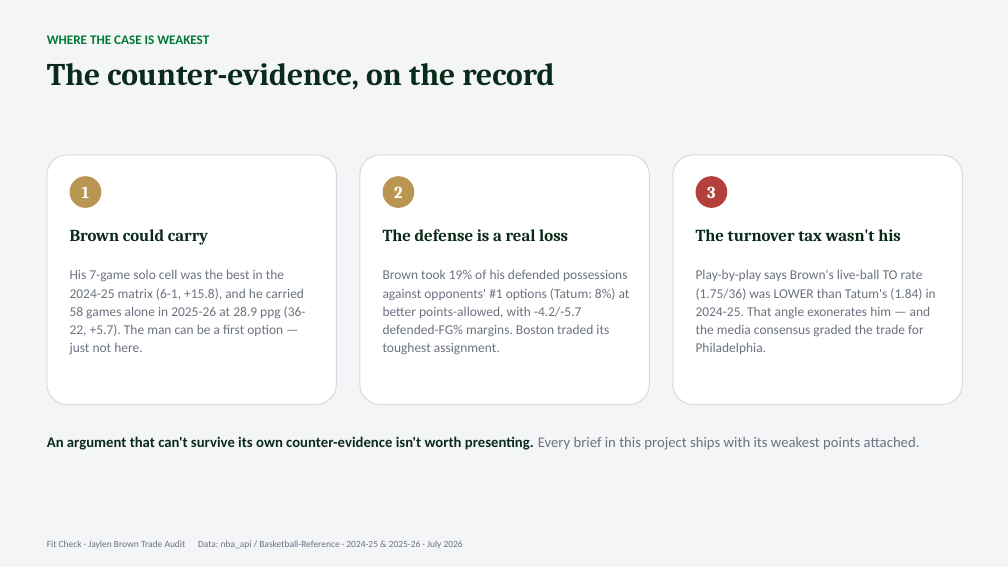
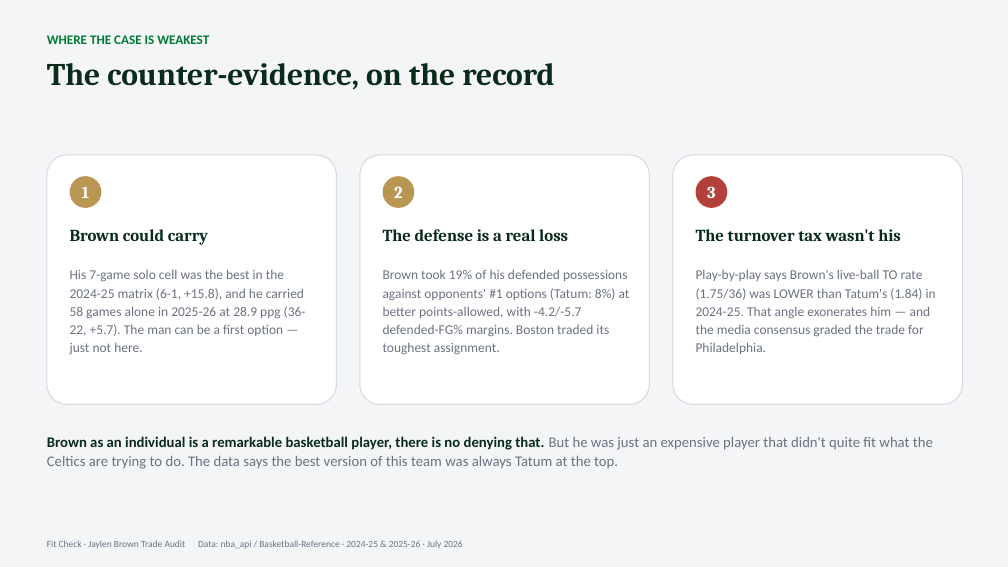
Before and after one commit to justinloo12/jaylen-brown-fit-check, a slide deck: slide 10 of outputs/Breaking_Down_The_Jaylen_Brown_Trade.pptx. Drawn at 1008x567 pixels with LibreOffice and Linux fonts; fonts in the diff are those of the drawing. Boxes give left, top, right and bottom in pixels: in the first picture for what was removed or moved away, otherwise in the second. Text is boxed around its words. In the diff, an @@ line names an element or a change of style, - is before the commit and + after.

```diff
--- a/outputs/Breaking_Down_The_Jaylen_Brown_Trade.pptx
+++ b/outputs/Breaking_Down_The_Jaylen_Brown_Trade.pptx
@@ text at [47, 436, 933, 469]: text changed; text colour #0A2A1A to #6B7280; bold off @@
-An argument that can't survive its own counter-evidence isn't worth presenting. Every brief in this project ships with its weakest points attached.
+Brown as an individual is a remarkable basketball player, there is no denying that. But he was just an expensive player that didn't quite fit what the Celtics are trying to do. The data says the best version of this team was always Tatum at the top.
```
Also in this commit, not shown: 9 other slides changed, 4 other files.
